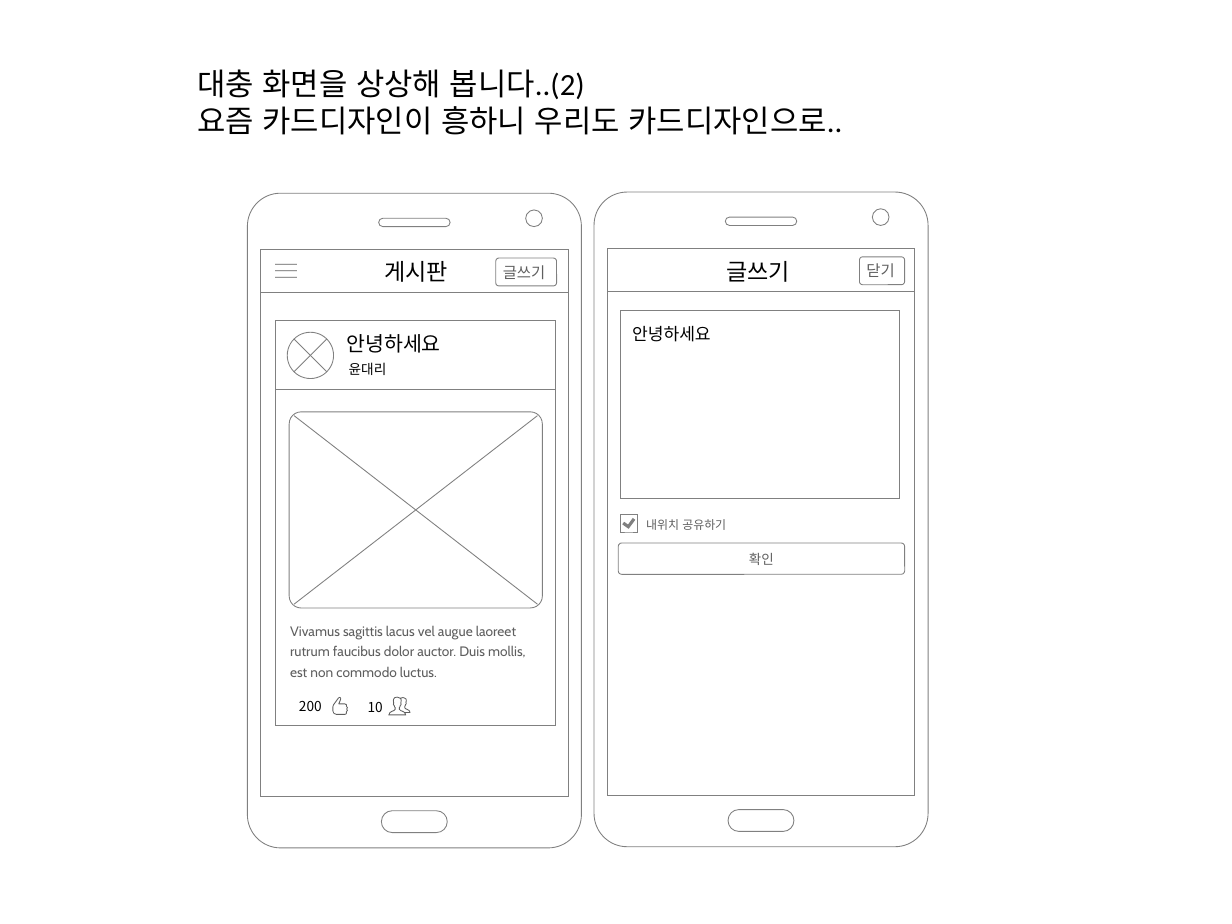
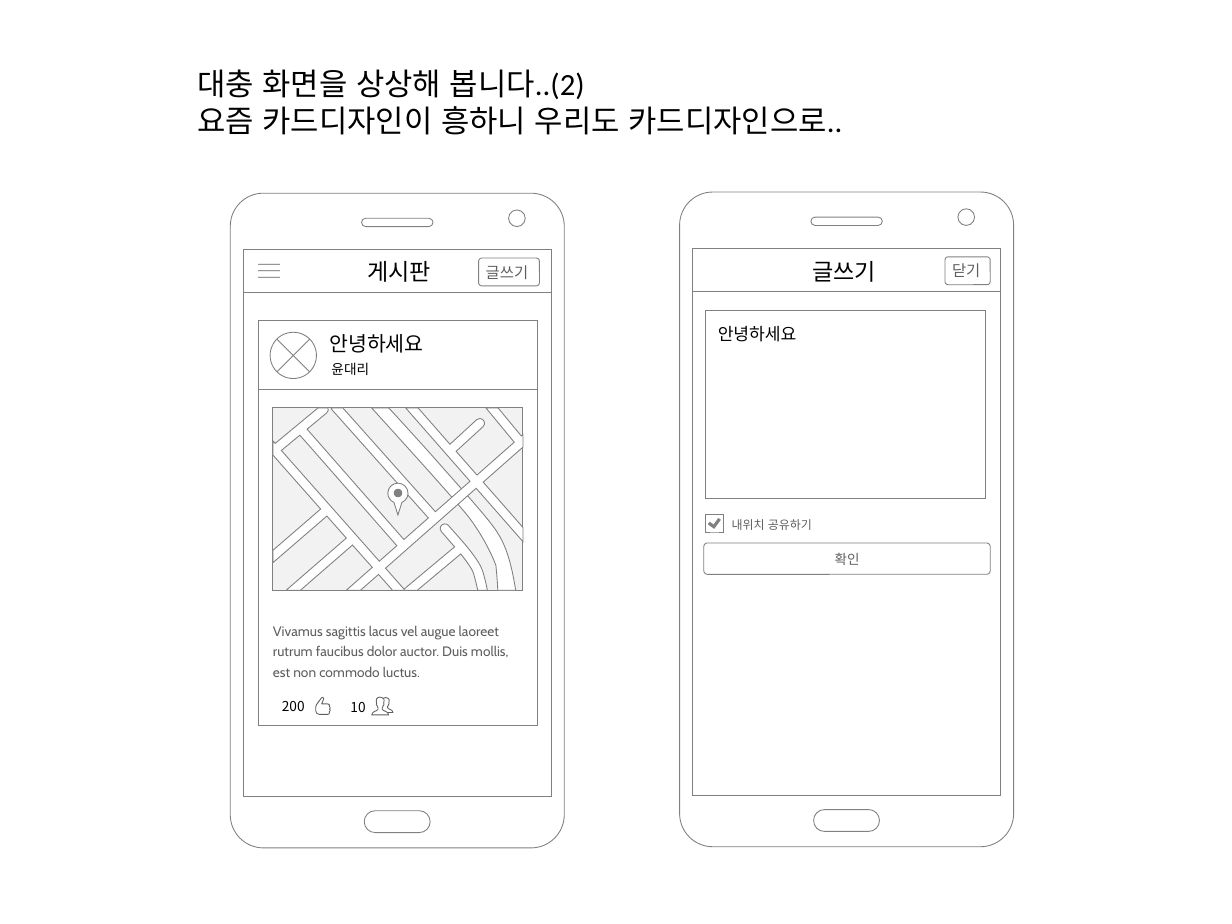
Before and after one commit to yysstory/mozzi, a slide deck: slide 5 of DOCS/1.pptx (slide 3 before the commit). Drawn at 1232x924 pixels with LibreOffice and Linux fonts; fonts in the diff are those of the drawing. Boxes give left, top, right and bottom in pixels: in the first picture for what was removed or moved away, otherwise in the second. Text is boxed around its words. In the diff, an @@ line names an element or a change of style, - is before the commit and + after.

```diff
--- a/DOCS/1.pptx
+++ b/DOCS/1.pptx
@@ 3 freeform shapes, 1 text: place and size @@
-3 freeform shapes, 1 text at box(248, 193, 582, 848)
+3 freeform shapes, 1 text at box(230, 193, 564, 848)
@@ 5 texts, 4 lines, 3 freeform shapes, 2 rectangles, 2 ellipses, 1 rounded rectangle: place and size @@
-5 texts, 4 lines, 3 freeform shapes, 2 rectangles, 2 ellipses, 1 rounded rectangle at box(260, 209, 568, 833)
+5 texts, 4 lines, 3 freeform shapes, 2 rectangles, 2 ellipses, 1 rounded rectangle at box(243, 209, 551, 833)
@@ rounded rectangle removed at box(290, 411, 543, 607) @@
@@ line removed from (294, 415) to (537, 604) @@
@@ line removed from (294, 604) to (537, 415) @@
@@ group added at box(274, 408, 524, 590): 3 freeform shapes, 1 rectangle, 1 ellipse @@
@@ 4 freeform shapes, 3 rectangles, 2 rounded rectangles, 2 texts, 1 line, 1 ellipse: place and size @@
-4 freeform shapes, 3 rectangles, 2 rounded rectangles, 2 texts, 1 line, 1 ellipse at box(594, 192, 928, 846)
+4 freeform shapes, 3 rectangles, 2 rounded rectangles, 2 texts, 1 line, 1 ellipse at box(680, 192, 1014, 846)
```
Also in this commit, not shown: 2 other slides changed, 2 slides added.
